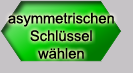
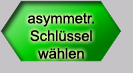
Layer changes from the first 133 × 73 image to the second:
renamed "asymmetrischen Schlüssel wähle" to "asymmetr. Schlüssel wählen", painted on it over [8, 12, 114, 31]
